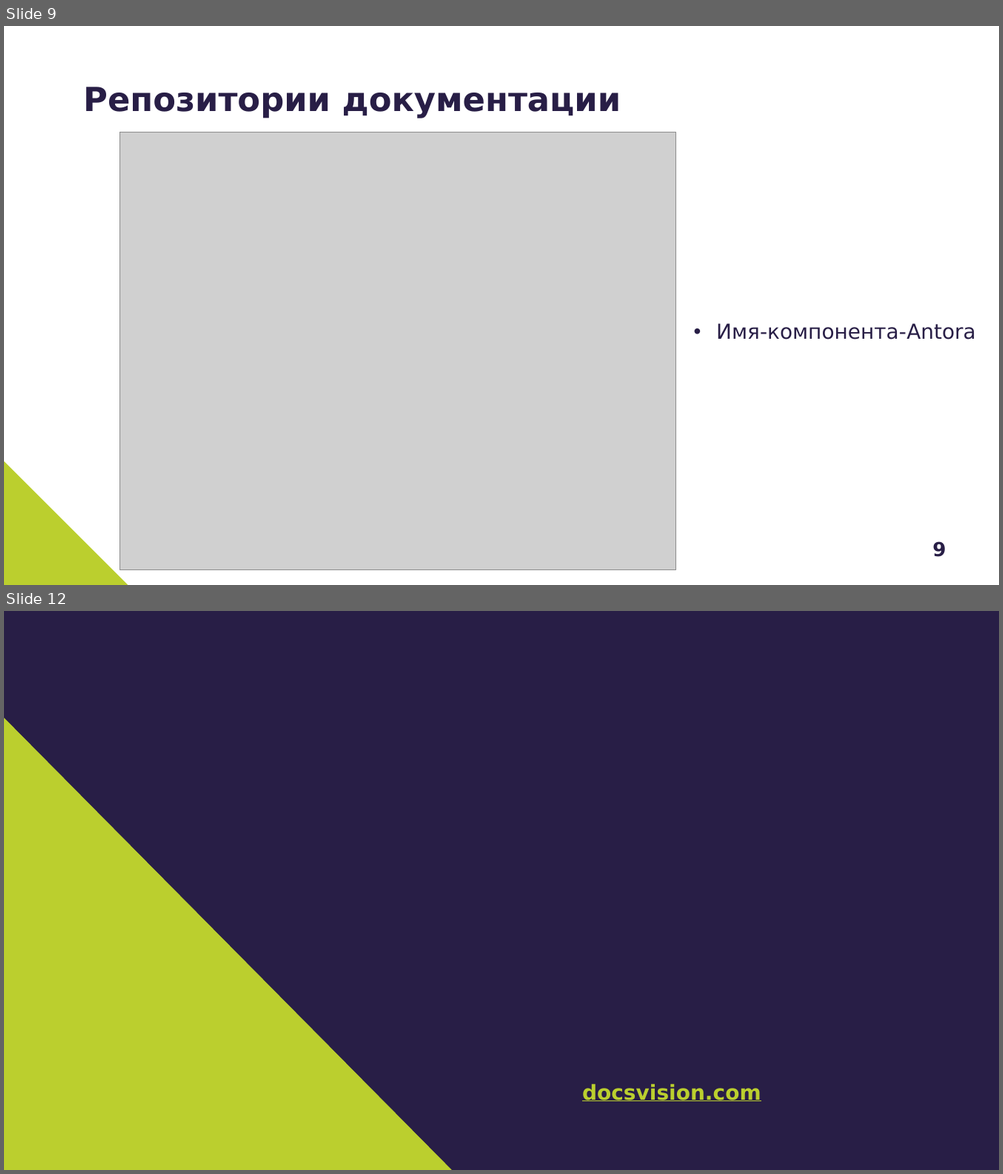
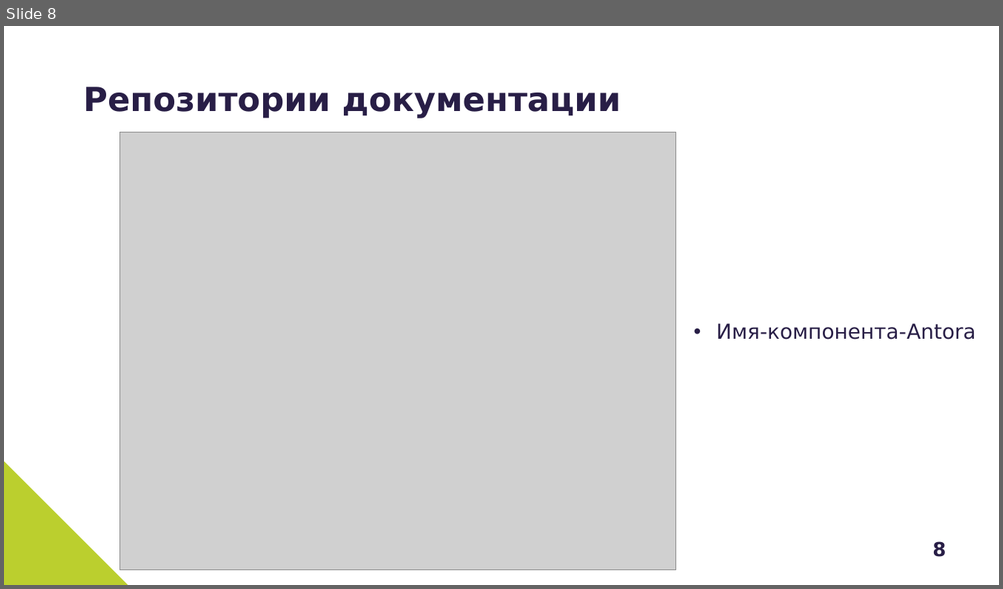
Before and after one commit to Grolribasi/articles, a slide deck: Презентация.pptx. Shown one above the other, each under a label of ours: slides 9 and 12 before the commit, slide 8 after it; the slides between them are not shown. The pictures are 1003x1174 and 1003x589 pixels, drawn with LibreOffice and Linux fonts; fonts in the diff are those of the drawing; grey boxes stand for pictures; background and template pictures are left out. Boxes give left, top, right and bottom in pixels: in the first picture for what was removed or moved away, otherwise in the second. Text is boxed around its words. In the diff, an @@ line names an element or a change of style, - is before the commit and + after.

```diff
--- a/Презентация.pptx
+++ b/Презентация.pptx
@@ slide 12 removed at box(4, 611, 999, 1170), background #FFFFFF @@
@@ rectangle removed at box(4, 611, 999, 1170) @@
@@ freeform shape removed at box(4, 718, 452, 1170) @@
@@ text removed at box(582, 1084, 761, 1102) @@
-docsvision.com
@@ what was slide 9 is now slide 8 @@
@@ page number at box(932, 542, 945, 557): text changed @@
-9
+8
```
Also in this commit, not shown: 2 slides changed, 2 slides added, 2 other slides removed, 1 other file.
